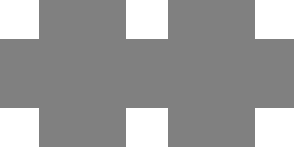
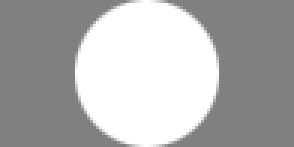
Layered file, before and after one edit (294x147). Changes by layer:
added layer "dot" above "triple-colon" over [75, 0, 219, 147]
renamed "dot" to "triple-colon", hid it over [0, 0, 294, 147]
